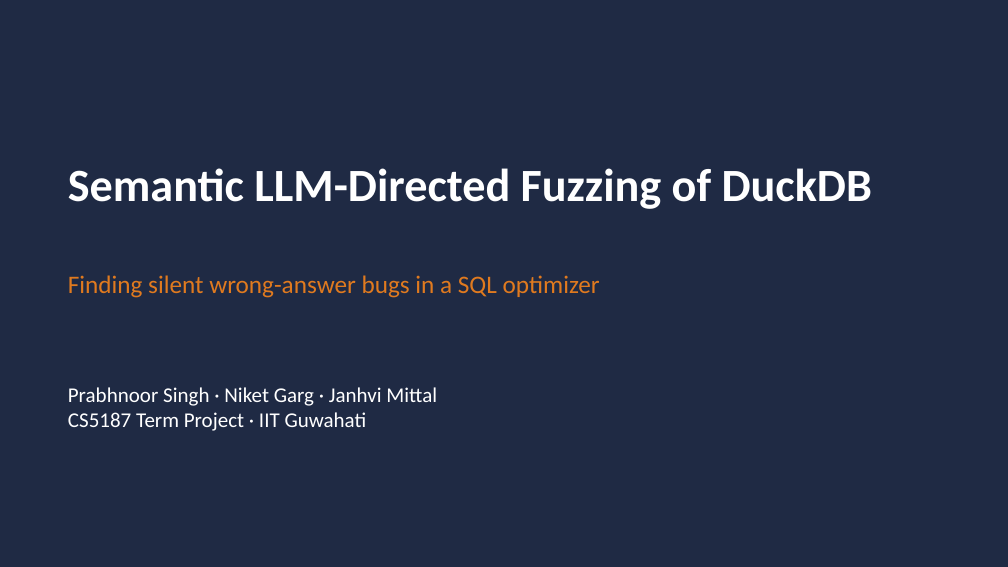
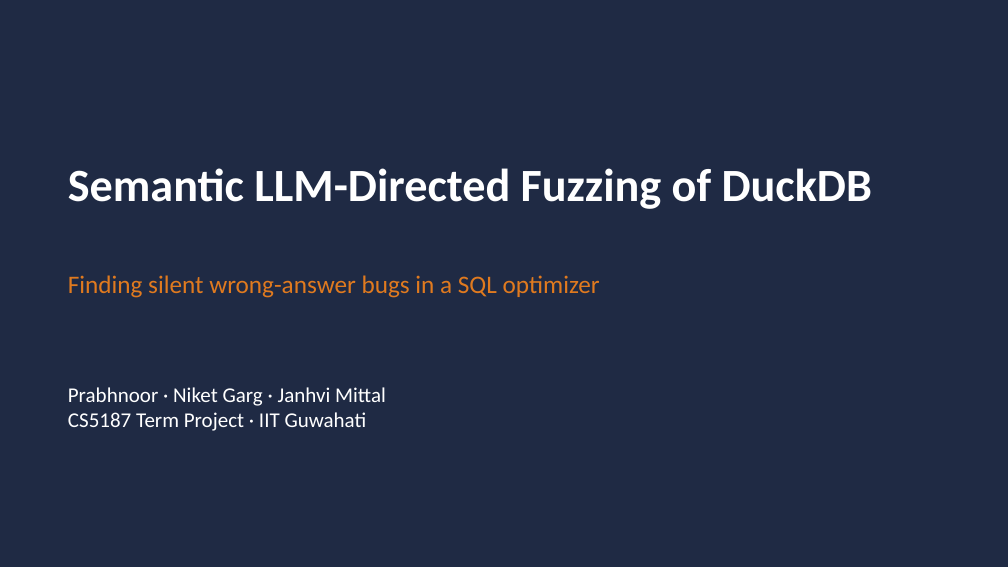
Before and after one commit to PASS-IITG/cs5187-term-project-janhvimittal07, a slide deck: slide 1 of docs/slides/LLM_Directed_Fuzzing_DuckDB.pptx. Drawn at 1008x567 pixels with LibreOffice and Linux fonts; fonts in the diff are those of the drawing. Boxes give left, top, right and bottom in pixels: in the first picture for what was removed or moved away, otherwise in the second. Text is boxed around its words. In the diff, an @@ line names an element or a change of style, - is before the commit and + after.

Commit message:
Remove a surname that was never given; first author is listed as Prabhnoor until confirmed

```diff
--- a/docs/slides/LLM_Directed_Fuzzing_DuckDB.pptx
+++ b/docs/slides/LLM_Directed_Fuzzing_DuckDB.pptx
@@ text at [68,387,386,406]: text changed @@
-Prabhnoor Singh · Niket Garg · Janhvi Mittal
+Prabhnoor · Niket Garg · Janhvi Mittal
```
Also in this commit, not shown: 3 other files.
